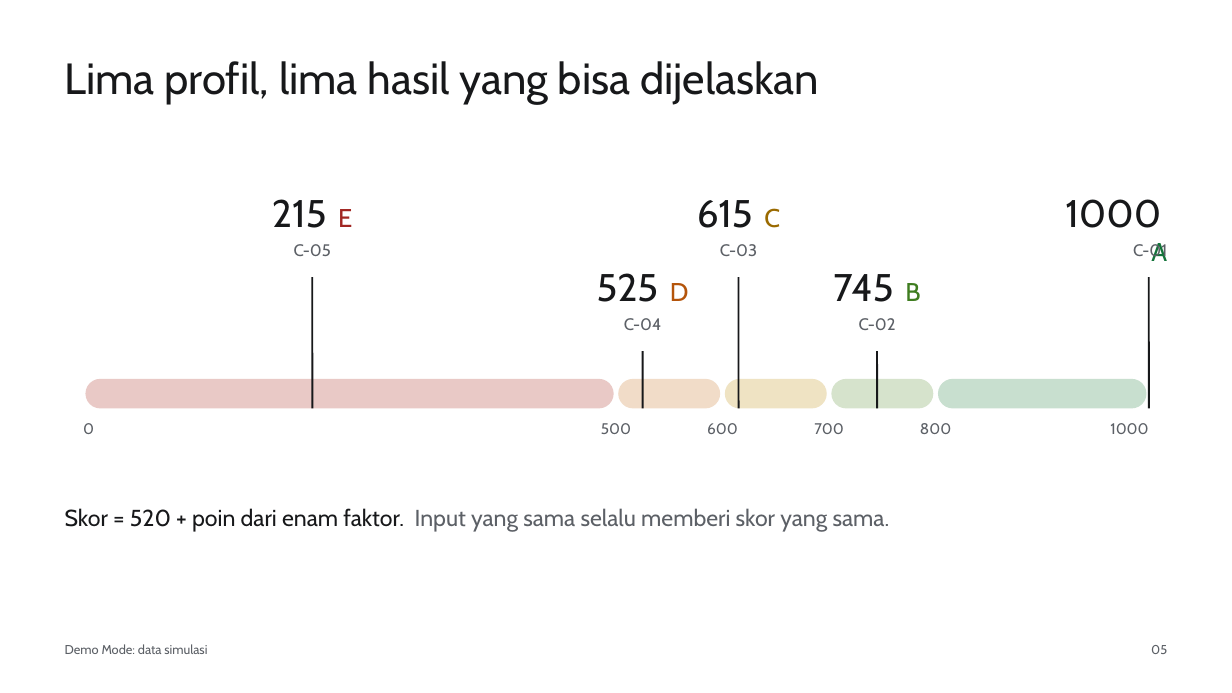
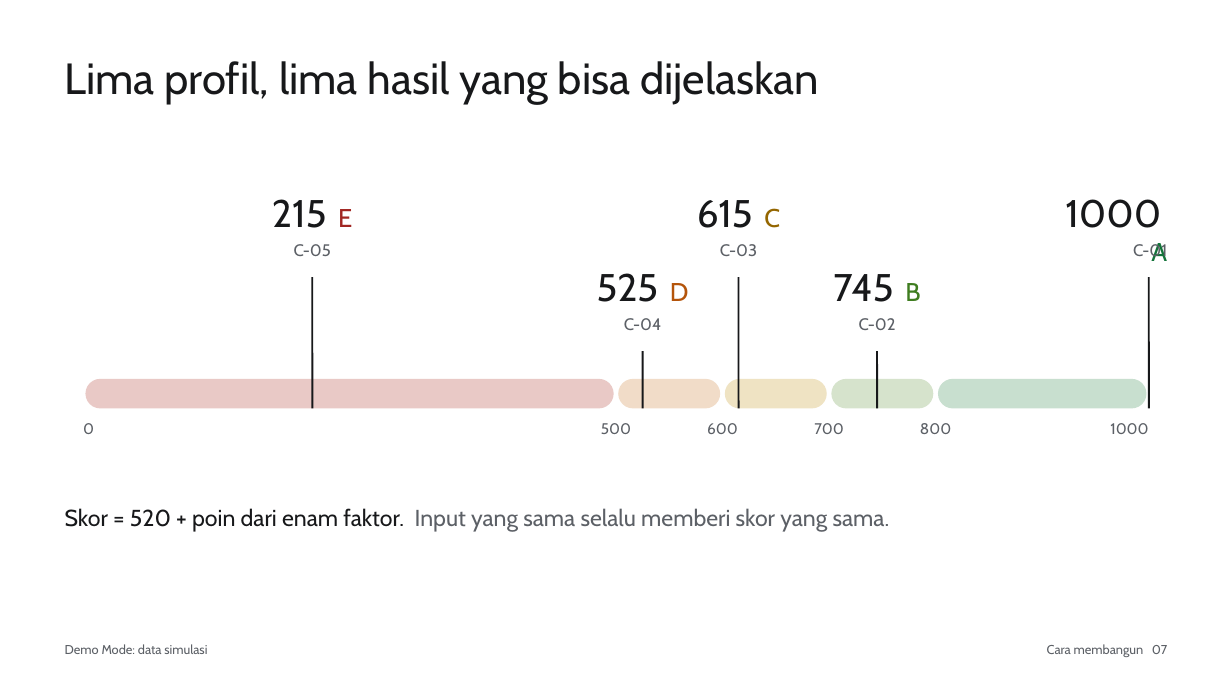
Before and after one commit to hartono0297/credit-score, a slide deck: slide 7 of 04_presentation/presentation.pptx (slide 5 before the commit). Drawn at 1232x693 pixels with LibreOffice and Linux fonts; fonts in the diff are those of the drawing. Boxes give left, top, right and bottom in pixels: in the first picture for what was removed or moved away, otherwise in the second. Text is boxed around its words. In the diff, an @@ line names an element or a change of style, - is before the commit and + after.

```diff
--- a/04_presentation/presentation.pptx
+++ b/04_presentation/presentation.pptx
@@ text at (x1=1047, y1=644, x2=1167, y2=657): text changed @@
-05
+Cara membangun 07
```
Also in this commit, not shown: 8 other slides changed, 3 slides added, 1 slide removed, 9 other files.
